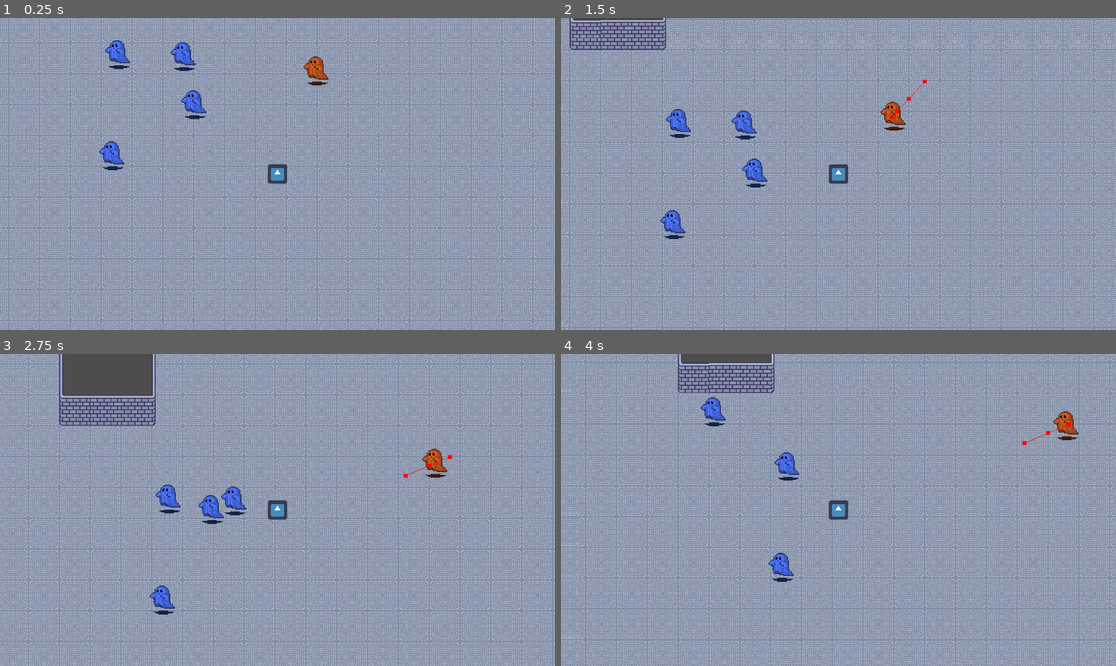
Above: before the commit, frames 1-4 (two rows, left to right).
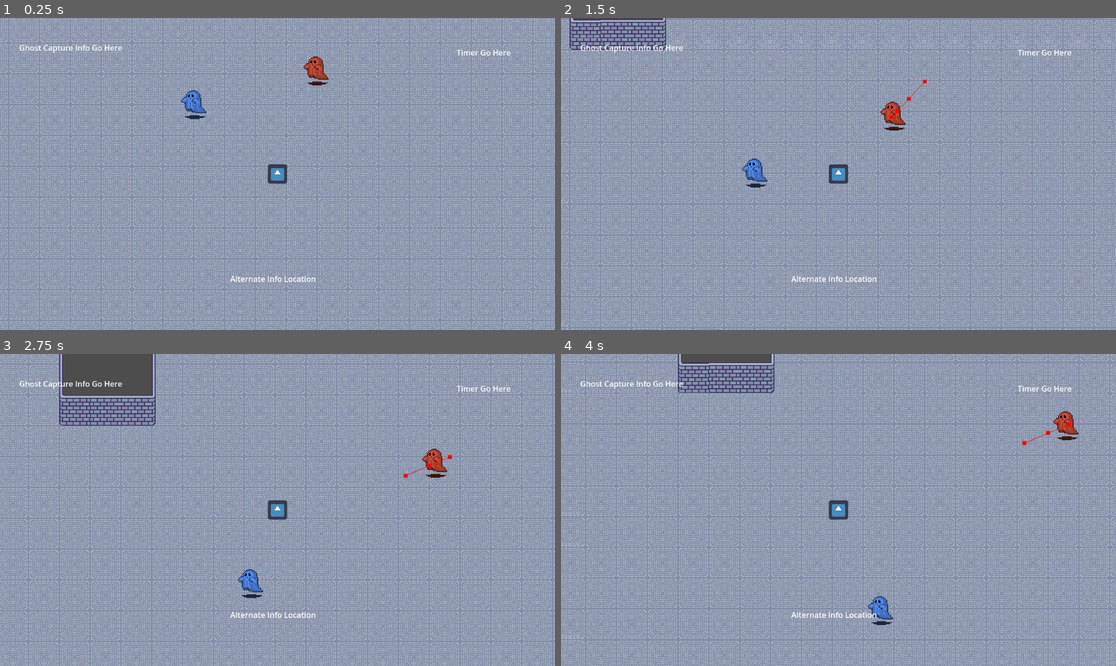
Above: after the commit, the same moments.

Repository: junyynyyn/Summer-Jam-2024
Game: Godot game, scene res://Scenes/main.tscn
Two runs of this game, one before a commit and one after it. Both use one fixed random seed, a clock stepped at 60 frames per second and the inputs below. The engine's default icon, where the game draws it, is replaced by a stand-in: a white triangle on a blue panel in a dark square.
Inputs:
- Up to frame 1 (0.25 s): no input
- Up to frame 2 (1.5 s): tap Enter at 0.5 s; hold W (up) from 0.53 s (still down)
- Up to frame 3 (2.75 s): release W (up) at 2.03 s; hold A (left) from 2.03 s (still down)
- Up to frame 4 (4 s): release A (left) at 3.53 s; hold S (down) from 3.53 s (still down)

The runs differ from the first frame. In frame 1, 1.1% of the frame differs, in the area x 3-92%, y 7-85%; in frame 2, 1.1%; in frame 3, 1.6%, in the area x 3-92%, y 8-85%; in frame 4, 1.4%.

Commit message:
Added ability to capture turning and running ghosts

Diff:
--- a/UniMelb Game Jam/Level.tscn
+++ b/UniMelb Game Jam/Level.tscn
@@ -1,8 +1,7 @@
-[gd_scene load_steps=26 format=3 uid="uid://cpgi1260u2e1f"]
+[gd_scene load_steps=25 format=3 uid="uid://cpgi1260u2e1f"]
 
 [ext_resource type="Texture2D" uid="uid://bw1oab3k6qens" path="res://Sprites/TileSheet_DungeonPink.png" id="2_3qmgq"]
 [ext_resource type="Texture2D" uid="uid://cjw1wjubvu06y" path="res://Sprites/SPR_Tileset.png" id="2_rc78l"]
-[ext_resource type="PackedScene" uid="uid://cy1f7nq6lt4d" path="res://Scenes/Enemies/Ghost.tscn" id="4_1fxsf"]
 [ext_resource type="PackedScene" uid="uid://ii8dc3g05ti5" path="res://Scenes/Enemies/Turning Ghost.tscn" id="5_14j5v"]
 [ext_resource type="PackedScene" uid="uid://cguvwquhnifu3" path="res://Scenes/Enemies/Running Ghost.tscn" id="6_1u6x3"]
 
@@ -395,13 +394,4 @@
 [node name="Running Ghost" parent="." instance=ExtResource("6_1u6x3")]
 position = Vector2(127, -35)
 
-[node name="Ghost" parent="." instance=ExtResource("4_1fxsf")]
-position = Vector2(-85, 53)
-
-[node name="Ghost2" parent="." instance=ExtResource("4_1fxsf")]
-position = Vector2(-11, -50)
-
-[node name="Ghost3" parent="." instance=ExtResource("4_1fxsf")]
-position = Vector2(-79, -52)
-
-[node name="TurningGhost" parent="." instance=ExtResource("5_14j5v")]
+[node name="Turning Ghost" parent="." instance=ExtResource("5_14j5v")]
--- a/UniMelb Game Jam/Scenes/Enemies/Ghost.gd
+++ b/UniMelb Game Jam/Scenes/Enemies/Ghost.gd
@@ -1,28 +1,21 @@
 class_name Ghost extends CharacterBody2D
 
-enum state {ROAMING, RUNNING, CAPTURED}
+enum state {ROAMING, RUNNING, CAPTURED, ESCAPING}
+var ghost_state : state = state.ROAMING
 
 var capture_cooldown = false
-
-# Called when the node enters the scene tree for the first time.
-func _ready():
-	pass # Replace with function body.
-
-# Called every frame. 'delta' is the elapsed time since the previous frame.
-func _process(delta):
-	pass
 
 func capture():
 	if (not capture_cooldown):
 		visible = false
-
+		ghost_state = state.CAPTURED
 
 func release():
 	capture_cooldown = true
 	$CaptureCooldownTimer.start()
 	position = Global.player.position
 	visible = true
-	print("Released")
+	ghost_state = state.RUNNING
 
 func _on_capture_cooldown_timer_timeout():
 	capture_cooldown = false
--- a/UniMelb Game Jam/Scenes/Enemies/Ghost.tscn
+++ b/UniMelb Game Jam/Scenes/Enemies/Ghost.tscn
@@ -12,7 +12,6 @@
 script = ExtResource("1_rn8eo")
 
 [node name="Sprite2D" type="Sprite2D" parent="."]
-modulate = Color(0.298039, 0.45098, 0.980392, 1)
 texture = ExtResource("2_yihjj")
 
 [node name="Hitbox" type="CollisionShape2D" parent="."]
--- a/UniMelb Game Jam/Scenes/Enemies/Running Ghost.tscn
+++ b/UniMelb Game Jam/Scenes/Enemies/Running Ghost.tscn
@@ -1,46 +1,36 @@
-[gd_scene load_steps=5 format=3 uid="uid://cguvwquhnifu3"]
+[gd_scene load_steps=4 format=3 uid="uid://cguvwquhnifu3"]
 
 [ext_resource type="Script" path="res://Scripts/Running Ghost.gd" id="1_hagdo"]
-[ext_resource type="Texture2D" uid="uid://l8xw8lo48f43" path="res://Sprites/ghost.png" id="2_a1vii"]
+[ext_resource type="PackedScene" uid="uid://cy1f7nq6lt4d" path="res://Scenes/Enemies/Ghost.tscn" id="1_ssb10"]
 
-[sub_resource type="CircleShape2D" id="CircleShape2D_cgwto"]
-radius = 19.0
-
-[sub_resource type="CircleShape2D" id="CircleShape2D_eed8i"]
+[sub_resource type="CircleShape2D" id="CircleShape2D_ey6go"]
 radius = 76.7919
 
-[node name="Running Ghost" type="CharacterBody2D"]
-collision_layer = 2
-collision_mask = 4
-motion_mode = 1
+[node name="Ghost" instance=ExtResource("1_ssb10")]
 script = ExtResource("1_hagdo")
+speed = 3000
 
-[node name="Sprite2D" type="Sprite2D" parent="."]
-modulate = Color(0.796078, 0.352941, 0.129412, 1)
-texture = ExtResource("2_a1vii")
+[node name="Sprite2D" parent="." index="0"]
+modulate = Color(0.776471, 0.294118, 0.211765, 1)
 
-[node name="CollisionShape2D" type="CollisionShape2D" parent="."]
-shape = SubResource("CircleShape2D_cgwto")
-debug_color = Color(0, 0.6, 0.701961, 0.0705882)
+[node name="Aggro" type="Node2D" parent="." index="3"]
 
-[node name="Aggro" type="Node2D" parent="."]
-
-[node name="Aggro Range" type="Area2D" parent="Aggro"]
+[node name="Aggro Range" type="Area2D" parent="Aggro" index="0"]
 collision_layer = 0
 
-[node name="CollisionShape2D" type="CollisionShape2D" parent="Aggro/Aggro Range"]
-shape = SubResource("CircleShape2D_eed8i")
+[node name="CollisionShape2D" type="CollisionShape2D" parent="Aggro/Aggro Range" index="0"]
+shape = SubResource("CircleShape2D_ey6go")
 
-[node name="Node2D" type="Node2D" parent="."]
+[node name="Node2D" type="Node2D" parent="." index="4"]
 
-[node name="PathRecalc" type="Timer" parent="Node2D"]
+[node name="PathRecalc" type="Timer" parent="Node2D" index="0"]
 wait_time = 0.2
 autostart = true
 
-[node name="NavigationAgent2D" type="NavigationAgent2D" parent="Node2D"]
+[node name="NavigationAgent2D" type="NavigationAgent2D" parent="Node2D" index="1"]
 debug_enabled = true
 
-[node name="AnimationPlayer" type="AnimationPlayer" parent="."]
+[node name="AnimationPlayer" type="AnimationPlayer" parent="." index="5"]
 
 [connection signal="area_entered" from="Aggro/Aggro Range" to="." method="_on_aggro_range_area_entered"]
 [connection signal="area_exited" from="Aggro/Aggro Range" to="." method="_on_aggro_range_area_exited"]
--- a/UniMelb Game Jam/Scenes/Enemies/Turning Ghost.gd
+++ b/UniMelb Game Jam/Scenes/Enemies/Turning Ghost.gd
@@ -1,15 +1,10 @@
-extends Ghost
+class_name Turning_Ghost extends Ghost
 
 var run_direction : Vector2 = Vector2(0,0)
 @export var MAX_SPEED : float = 150.0
 @export var ROAM_SPEED : float = 50.0
 var speed : float = 20.0
 var roam_target : Vector2 = Vector2(0,0)
-
-var ghost_state : state = state.ROAMING
-
-func _ready():
-	pass # Replace with function body.
 
 func _process(_delta):
 	if ghost_state == state.ROAMING:
--- a/UniMelb Game Jam/Scenes/Enemies/Turning Ghost.tscn
+++ b/UniMelb Game Jam/Scenes/Enemies/Turning Ghost.tscn
@@ -1,37 +1,29 @@
-[gd_scene load_steps=5 format=3 uid="uid://ii8dc3g05ti5"]
+[gd_scene load_steps=4 format=3 uid="uid://ii8dc3g05ti5"]
 
 [ext_resource type="Script" path="res://Scenes/Enemies/Turning Ghost.gd" id="1_6hgvg"]
-[ext_resource type="Texture2D" uid="uid://l8xw8lo48f43" path="res://Sprites/ghost.png" id="2_s8gm1"]
+[ext_resource type="PackedScene" uid="uid://cy1f7nq6lt4d" path="res://Scenes/Enemies/Ghost.tscn" id="1_w4dml"]
 
-[sub_resource type="CircleShape2D" id="CircleShape2D_6qdtj"]
-radius = 19.0
-
-[sub_resource type="CircleShape2D" id="CircleShape2D_2a75o"]
+[sub_resource type="CircleShape2D" id="CircleShape2D_86ot8"]
 radius = 66.0
 
-[node name="TurningGhost" type="CharacterBody2D" groups=["Ghost"]]
-collision_layer = 2
-collision_mask = 4
+[node name="Turning Ghost" instance=ExtResource("1_w4dml")]
 script = ExtResource("1_6hgvg")
+MAX_SPEED = 150.0
+ROAM_SPEED = 50.0
 
-[node name="Sprite2D" type="Sprite2D" parent="."]
-modulate = Color(0.298039, 0.45098, 0.980392, 1)
-texture = ExtResource("2_s8gm1")
+[node name="Sprite2D" parent="." index="0"]
+modulate = Color(0.317647, 0.529412, 0.909804, 1)
 
-[node name="Hitbox" type="CollisionShape2D" parent="."]
-shape = SubResource("CircleShape2D_6qdtj")
-debug_color = Color(0, 0.6, 0.701961, 0.0705882)
-
-[node name="DetectionArea" type="Area2D" parent="." groups=["Enemy"]]
+[node name="DetectionArea" type="Area2D" parent="." index="3" groups=["Enemy"]]
 collision_layer = 0
 
-[node name="CollisionShape2D" type="CollisionShape2D" parent="DetectionArea"]
-shape = SubResource("CircleShape2D_2a75o")
+[node name="CollisionShape2D" type="CollisionShape2D" parent="DetectionArea" index="0"]
+shape = SubResource("CircleShape2D_86ot8")
 
-[node name="RunningTimer" type="Timer" parent="."]
+[node name="RunningTimer" type="Timer" parent="." index="4"]
 one_shot = true
 
-[node name="RoamTimer" type="Timer" parent="."]
+[node name="RoamTimer" type="Timer" parent="." index="5"]
 wait_time = 2.0
 autostart = true
 
--- a/UniMelb Game Jam/Scenes/main.tscn
+++ b/UniMelb Game Jam/Scenes/main.tscn
@@ -13,4 +13,3 @@
 position = Vector2(86, 73)
 
 [node name="UI" parent="." instance=ExtResource("3_djgaa")]
-visible = false
--- a/UniMelb Game Jam/Scripts/Running Ghost.gd
+++ b/UniMelb Game Jam/Scripts/Running Ghost.gd
@@ -1,4 +1,4 @@
-extends CharacterBody2D
+extends Ghost
 
 var health = 200
 var damage = 5
